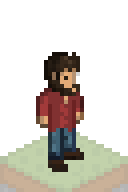
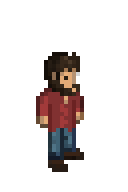
Layers edited between the first and the second 128px x 192px image:
hid "Layer 1" over box(0, 132, 128, 192)
